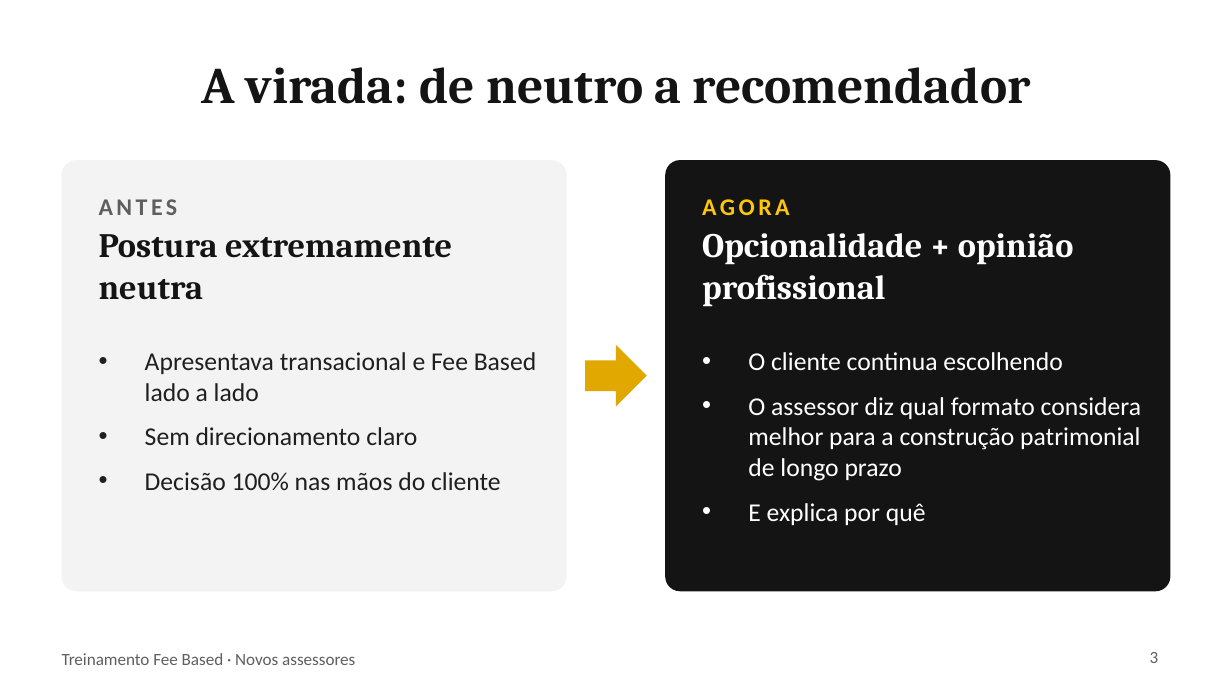
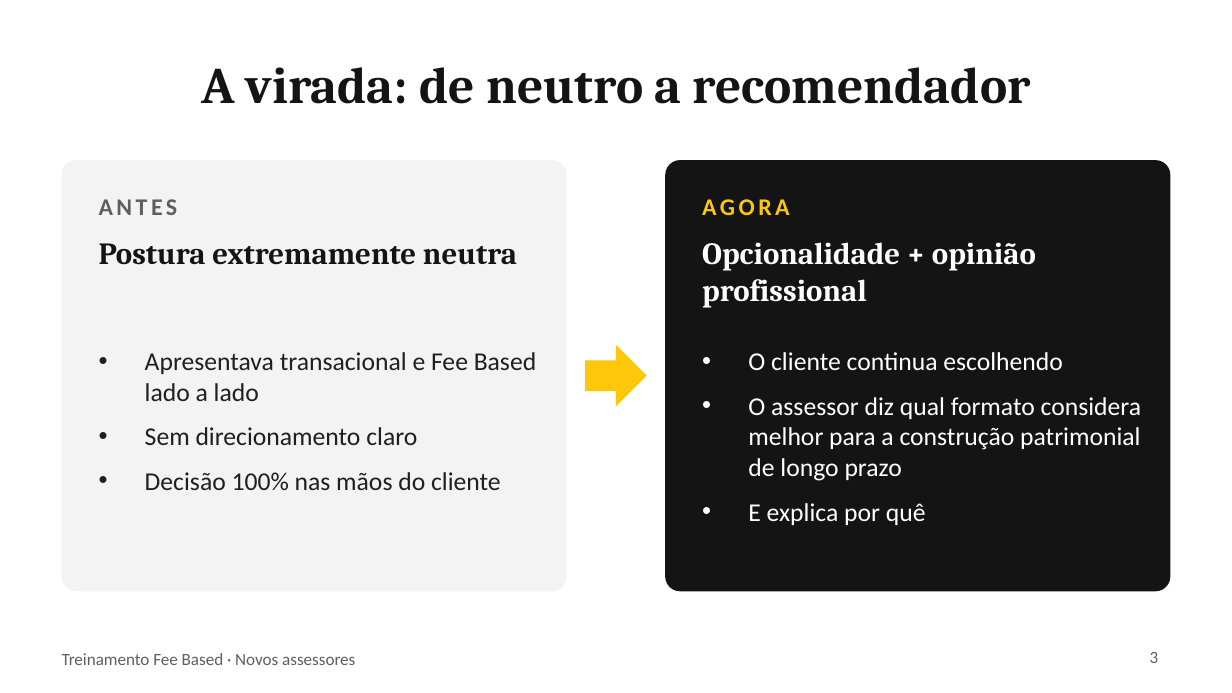
Before and after one commit to lcarloscalfat1998-eng/Mensagens, a slide deck: slide 3 of treinamentos/fee-based/Treinamento_Fee_Based_Novos_Assessores.pptx. Drawn at 1232x693 pixels with LibreOffice and Linux fonts; fonts in the diff are those of the drawing. Boxes give left, top, right and bottom in pixels: in the first picture for what was removed or moved away, otherwise in the second. Text is boxed around its words. In the diff, an @@ line names an element or a change of style, - is before the commit and + after.

```diff
--- a/treinamentos/fee-based/Treinamento_Fee_Based_Novos_Assessores.pptx
+++ b/treinamentos/fee-based/Treinamento_Fee_Based_Novos_Assessores.pptx
@@ text "Postura extremamente neutra" at (99,243,517,265): size 20 to 18 pt; vertical alignment middle to top @@
@@ text "Opcionalidade + opinião profissional" at (702,242,1036,308): size 20 to 18 pt; vertical alignment middle to top @@
@@ right arrow at (585,345,647,407): fill #E0A800 to #FFC709 @@
```
Also in this commit, not shown: 4 other slides changed, 1 other file.
